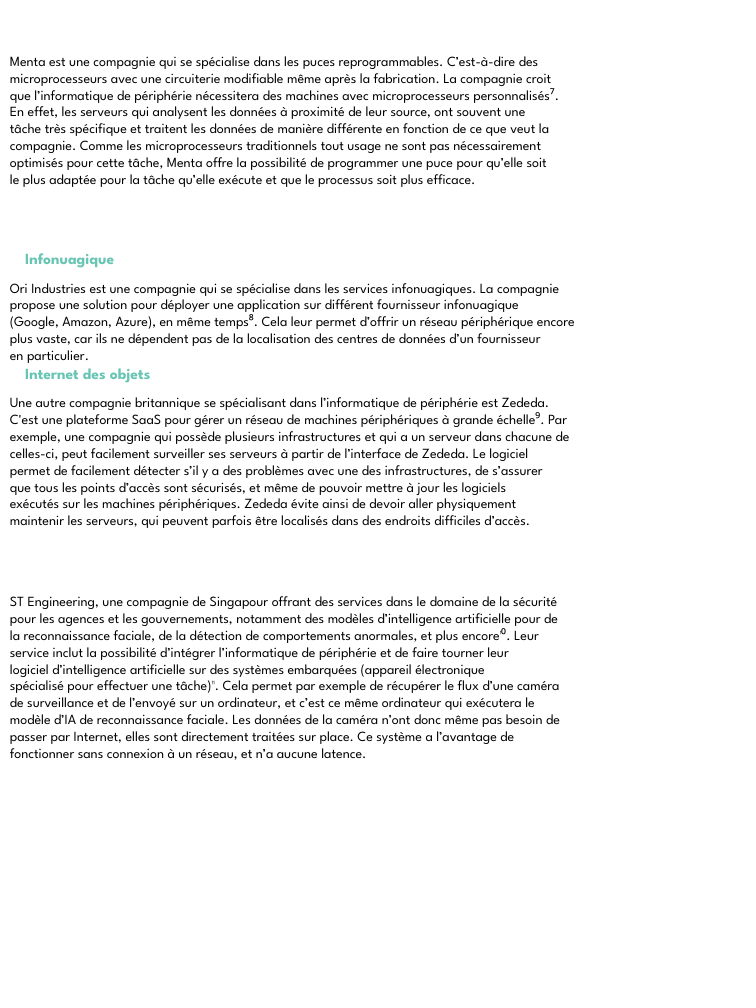
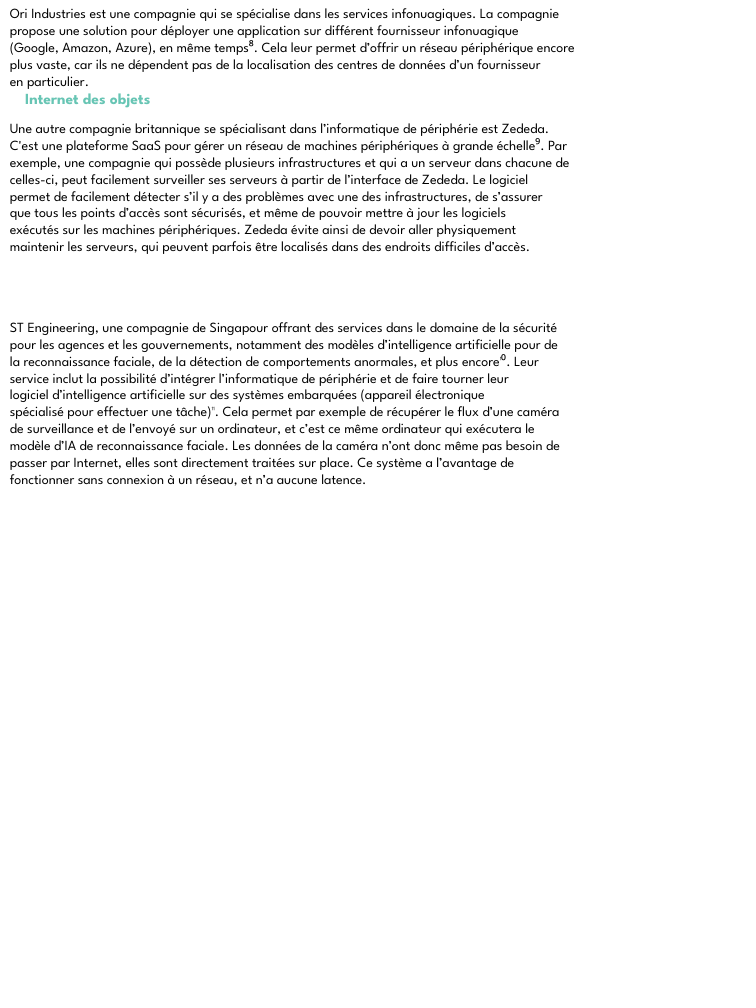
Before and after one commit to Msa360/pptx_template_cin, a slide deck: slide 3 of powerpoints/test.pptx. Drawn at 756x1008 pixels with LibreOffice and Linux fonts; fonts in the diff are those of the drawing; background and template pictures are left out. Boxes give left, top, right and bottom in pixels: in the first picture for what was removed or moved away, otherwise in the second. Text is boxed around its words. In the diff, an @@ line names an element or a change of style, - is before the commit and + after.

Commit message:
adapt to new gabarit

```diff
--- a/powerpoints/test.pptx
+++ b/powerpoints/test.pptx
@@ text removed at [10,56,551,187] @@
-Menta est une compagnie qui se spécialise dans les puces reprogrammables. C’est-à-dire des
-microprocesseurs avec une circuiterie modifiable même après la fabrication. La compagnie croit
-que l’informatique de périphérie nécessitera des machines avec microprocesseurs personnalisés⁷.
-En effet, les serveurs qui analysent les données à proximité de leur source, ont souvent une
-tâche très spécifique et traitent les données de manière différente en fonction de ce que veut la
-compagnie. Comme les microprocesseurs traditionnels tout usage ne sont pas nécessairement
-optimisés pour cette tâche, Menta offre la possibilité de programmer une puce pour qu’elle soit
-le plus adaptée pour la tâche qu’elle exécute et que le processus soit plus efficace.
@@ text removed at [25,253,114,268] @@
-Infonuagique
@@ 4 texts: place and size @@
-4 texts at [10,283,575,760]
+4 texts at [10,8,575,486]
```
Also in this commit, not shown: 3 other slides changed, 7 other files.
